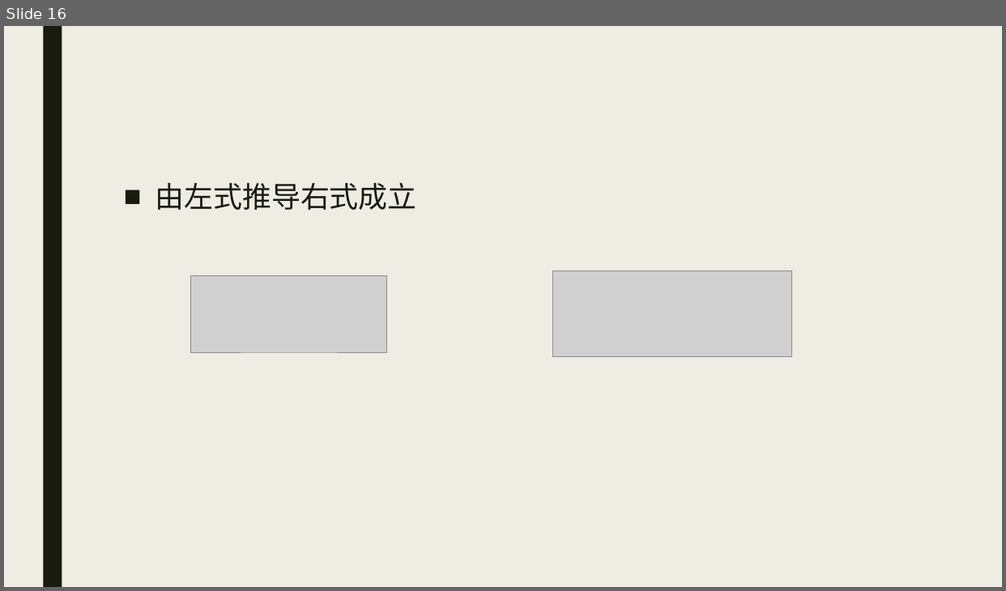
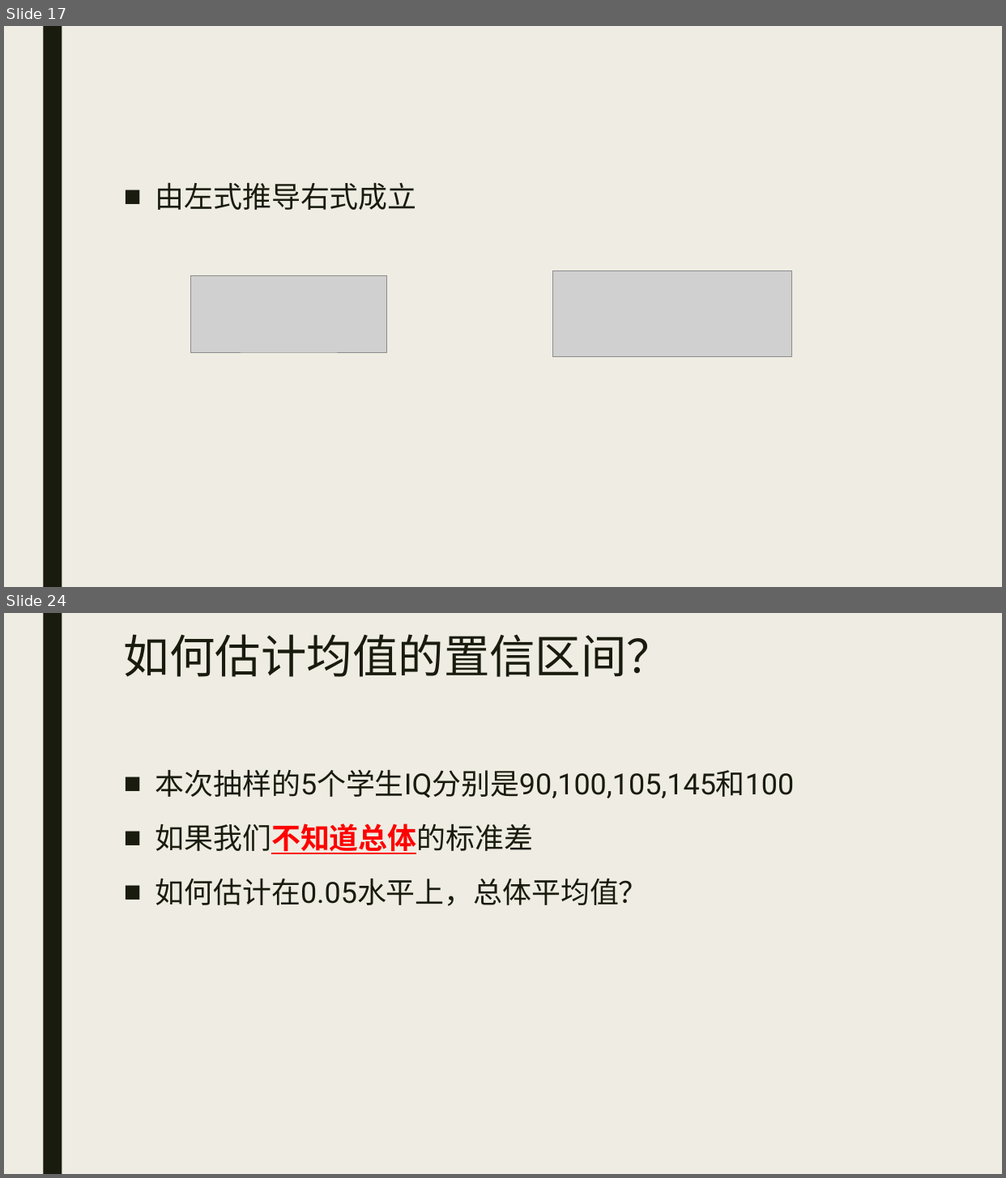
Before and after one commit to beneon/medstat, a slide deck: lect-2/lect-2.pptx. Shown one above the other, each under a label of ours: slide 16 before the commit, slides 17 and 24 after it; the slides between them are not shown. The pictures are 1006x591 and 1006x1178 pixels, drawn with LibreOffice and Linux fonts; fonts in the diff are those of the drawing; grey boxes stand for pictures. Boxes give left, top, right and bottom in pixels: in the first picture for what was removed or moved away, otherwise in the second. Text is boxed around its words. In the diff, an @@ line names an element or a change of style, - is before the commit and + after.

```diff
--- a/lect-2/lect-2.pptx
+++ b/lect-2/lect-2.pptx
@@ slide 24 added at <box>4,613,1002,1174</box>, background #EFEDE3; not listed: 1 template element that a slide beside it also shows @@
@@ title added at <box>124,634,673,677</box>, 44 pt, text #191B0E @@
+如何估计均值的置信区间？
@@ text added at <box>155,769,795,906</box>, 28 pt, text #191B0E @@
+■ 本次抽样的5个学生IQ分别是90,100,105,145和100
+■ 如果我们不知道总体的标准差
+■ 如何估计在0.05水平上，总体平均值？
@@ what was slide 16 is now slide 17 @@
```
Also in this commit, not shown: 7 other slides added, 4 other files.
